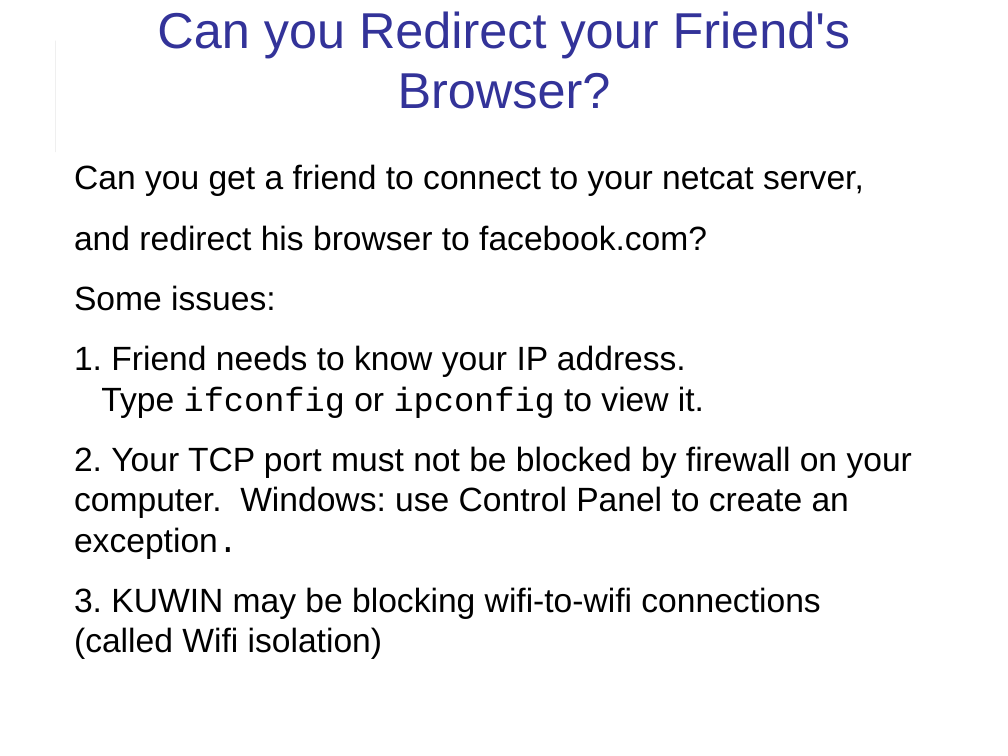
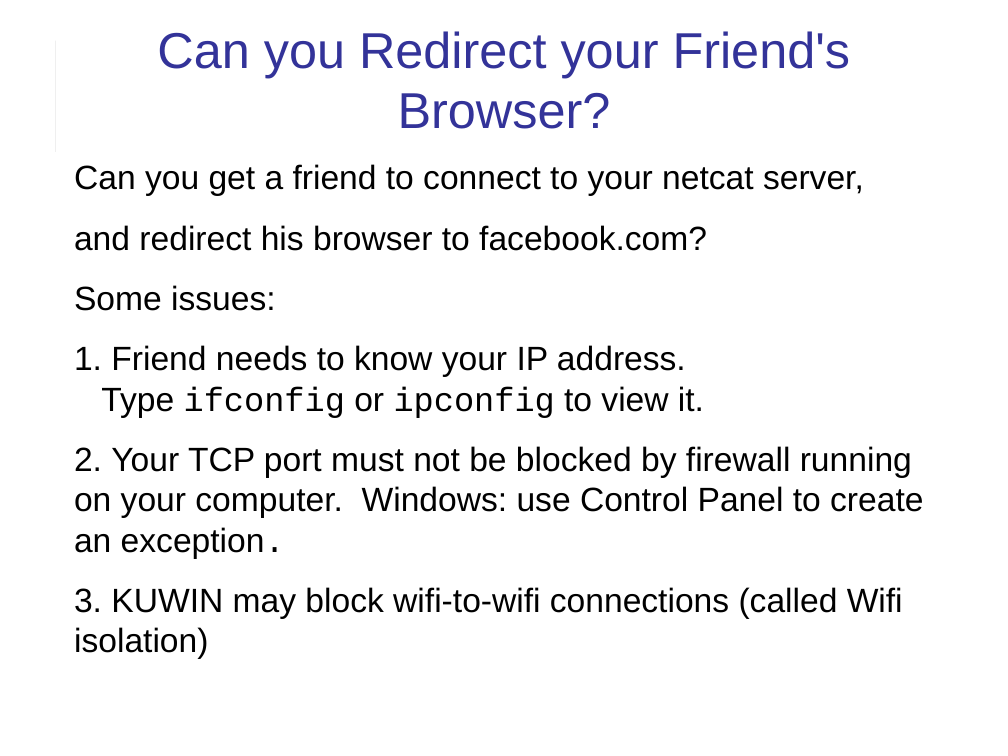
Before and after one commit to cpske/ISP, a slide deck: slide 17 of web/HTTP-in-Action.ppt. Drawn at 1008x756 pixels with LibreOffice and Linux fonts; fonts in the diff are those of the drawing. Boxes give left, top, right and bottom in pixels: in the first picture for what was removed or moved away, otherwise in the second. Text is boxed around its words. In the diff, an @@ line names an element or a change of style, - is before the commit and + after.

```diff
--- a/web/HTTP-in-Action.ppt
+++ b/web/HTTP-in-Action.ppt
@@ title "Can you Redirect your Friend's ..." moved from (x1=157, y1=11, x2=851, y2=109) to (x1=157, y1=31, x2=851, y2=129) @@
@@ text at (x1=74, y1=446, x2=923, y2=659): text changed @@
-2. Your TCP port must not be blocked by firewall on your computer. Windows: use Control Panel to create an exception.
-3. KUWIN may be blocking wifi-to-wifi connections (called Wifi isolation)
+2. Your TCP port must not be blocked by firewall running on your computer. Windows: use Control Panel to create an exception.
+3. KUWIN may block wifi-to-wifi connections (called Wifi isolation)
```
Also in this commit, not shown: 6 other slides changed, 1 other file.
